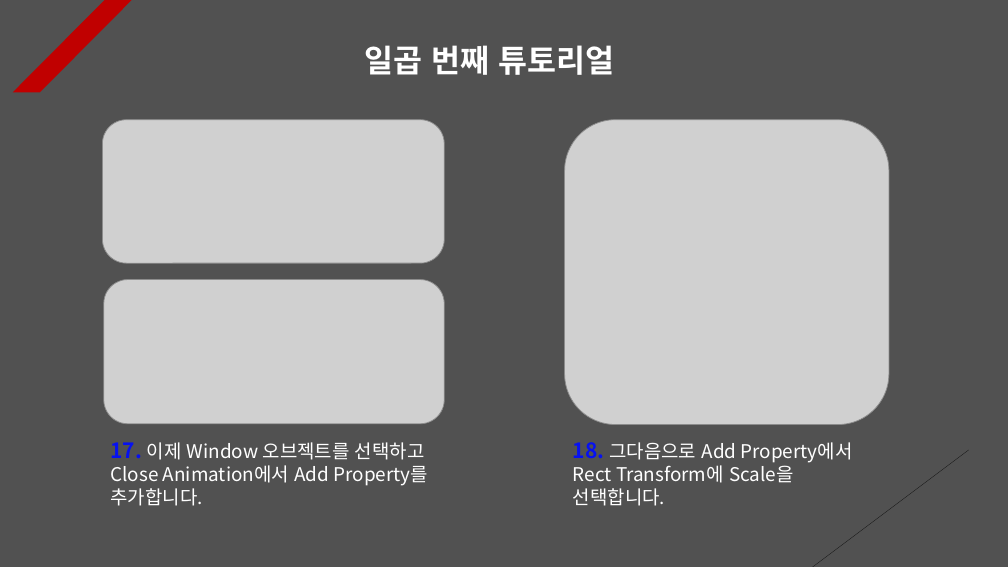
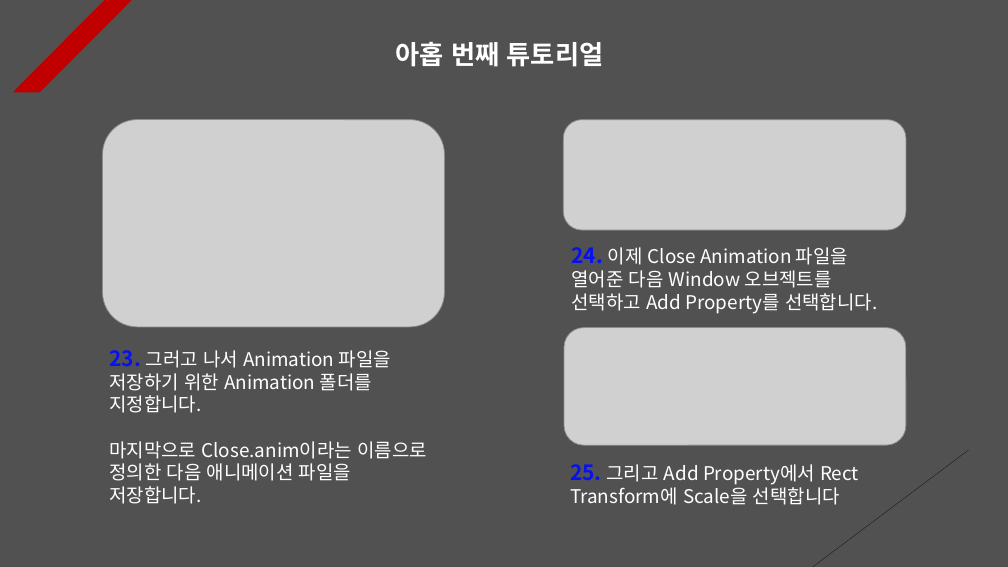
Before and after one commit to Unity2033/3D-UnityEngine, a slide deck: slide 9 of Assets/Animation Clip/PPT Data/Animation Clip Example.pptx (slide 8 before the commit). Drawn at 1008x567 pixels with LibreOffice and Linux fonts; fonts in the diff are those of the drawing; grey boxes stand for pictures. Boxes give left, top, right and bottom in pixels: in the first picture for what was removed or moved away, otherwise in the second. Text is boxed around its words. In the diff, an @@ line names an element or a change of style, - is before the commit and + after.

```diff
--- a/Assets/Animation Clip/PPT Data/Animation Clip Example.pptx
+++ b/Assets/Animation Clip/PPT Data/Animation Clip Example.pptx
@@ text at <box>396,42,603,67</box>: text changed; size 30 to 25 pt @@
-일곱 번째 튜토리얼
+아홉 번째 튜토리얼
@@ picture added at <box>103,119,445,327</box> @@
@@ picture: place and size @@
-picture at <box>102,119,444,263</box>
+picture at <box>563,119,906,230</box>
@@ picture removed at <box>565,119,889,424</box> @@
@@ text at <box>571,247,877,314</box>: text changed @@
-17. 이제 Window 오브젝트를 선택하고 Close Animation에서 Add Property를 추가합니다.
+24. 이제 Close Animation 파일을 열어준 다음 Window 오브젝트를 선택하고 Add Property를 선택합니다.
@@ picture removed at <box>104,280,444,424</box> @@
@@ picture added at <box>564,327,906,445</box> @@
@@ text added at <box>109,350,427,504</box>, 18 pt, text #FFFFFF @@
+23. 그러고 나서 Animation 파일을 저장하기 위한 Animation 폴더를 지정합니다.
+마지막으로 Close.anim이라는 이름으로 정의한 다음 애니메이션 파일을 저장합니다.
@@ text at <box>570,464,859,505</box>: text changed @@
-18. 그다음으로 Add Property에서 Rect Transform에 Scale을 선택합니다.
+25. 그리고 Add Property에서 Rect Transform에 Scale을 선택합니다
```
Also in this commit, not shown: 5 other slides changed, 2 slides added, 2 slides removed, 27 other files.
